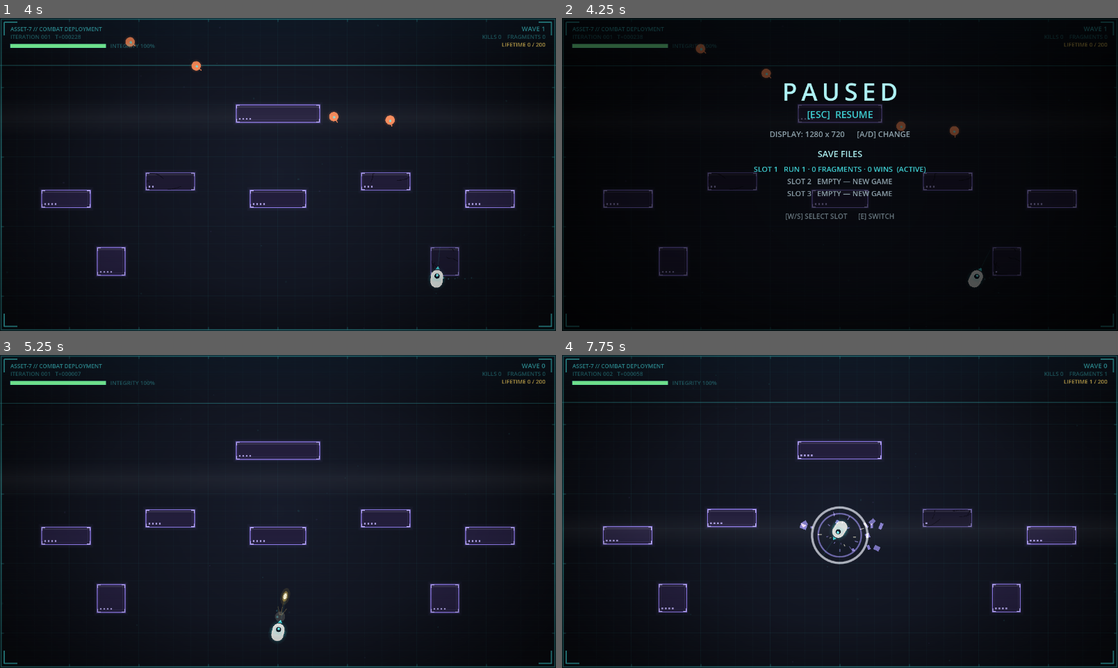
Above: before the commit, frames 1-4 (two rows, left to right).
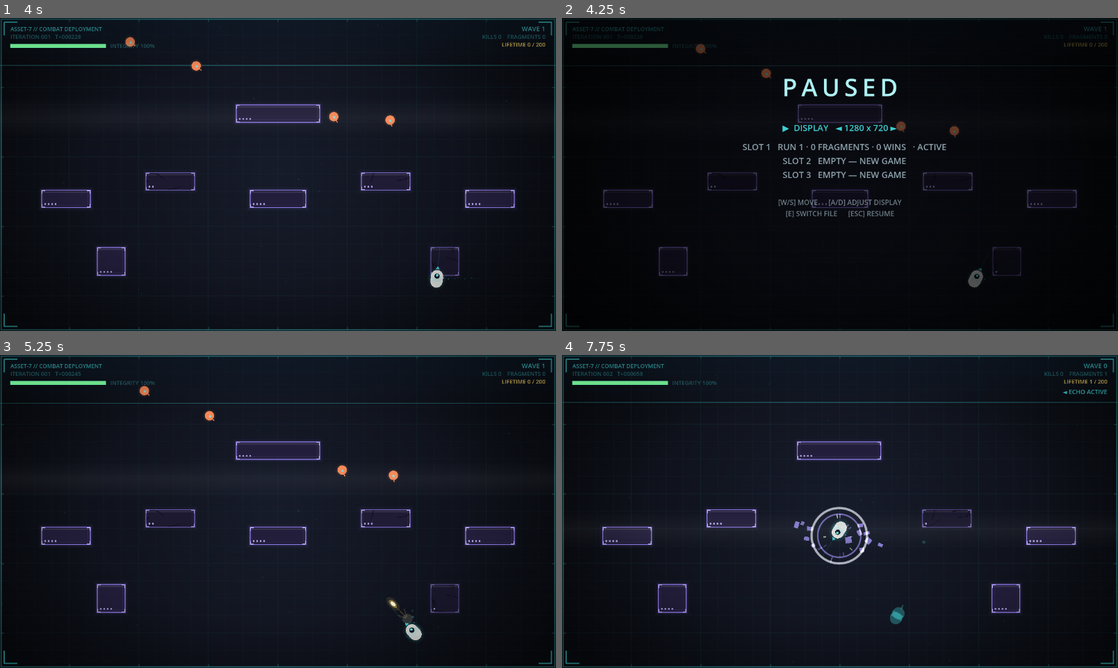
Above: after the commit, the same moments.

Repository: minghuig/echoes-of-tomorrow
Game: Godot game, scene res://view/main.tscn
Two runs of this game, one before a commit and one after it. Both use one fixed random seed, a clock stepped at 60 frames per second and the inputs below.
Inputs (mouse positions are in pixels of both pictures, inside the frame that each line leads up to):
- Up to frame 1 (4 s): tap Enter at 0.5 s; move the mouse to (400, 158) at 0.52 s; hold D (move_right) 0.53-1.25 s; tap E (buy) at 0.6, 2.3, 3.8 s; click (400, 158) at 0.67 s; drag from (166, 190) to (250, 237) at 1.27 s; move the mouse to (333, 105) at 2.02 s; hold D (move_right) 2.03-2.75 s; tap Space (dodge) at 2.1 s; drag from (250, 237) to (111, 127) at 2.77 s; move the mouse to (444, 221) at 3.52 s; hold A (move_left) from 3.53 s (still down); tap Q (intel) at 3.6 s
- Up to frame 2 (4.25 s): keep holding A (move_left); tap Escape (pause) at 4.15 s
- Up to frame 3 (5.25 s): release A (move_left) at 4.25 s; drag from (111, 464) to (194, 433) at 4.27 s; tap R (reset) at 5 s; move the mouse to (305, 511) at 5.02 s; hold S (move_down) from 5.03 s (still down); tap E (buy) at 5.1 s; click (305, 511) at 5.17 s
- Up to frame 4 (7.75 s): tap R (reset) at 5.65, 6.5 s; release S (move_down) at 5.75 s; drag from (756, 433) to (728, 527) at 5.77 s; move the mouse to (962, 495) at 6.52 s; press the mouse at (962, 495) at 6.53 s; hold W (move_up) 6.53-7.25 s; tap E (buy) at 6.8 s; release the mouse at (962, 495) at 7.25 s; drag from (728, 527) to (812, 574) at 7.27 s

Frame 1 is identical in both runs. In frame 2, 2.9% of the frame differs, in the area x 32-70%, y 19-65%; in frame 3, 0.9%; in frame 4, 1.6%.

Commit message:
Fix gamepad Start/redeploy collision and accidental display changes in options
Two input bugs in the new pause/options menu:

1. On a gamepad, Start opened options AND redeployed in the Between, because
   `pause` and `reset` were both bound to button 6 (Start) and the Between
   checks pause first — so redeploy was unreachable on a controller. Rebind
   `reset` to button 1 (B): Start is now pause/options everywhere, B is
   reset/redeploy/confirm, and they never share a button. Reset-family gamepad
   hints and the credits reenter prompt now read [B]; a [START]/[ESC] OPTIONS
   hint is added to the Between footer.

2. The options menu bound left/right to the display and up/down to the slot
   cursor, both always live, so analog-stick up/down drifting into the
   left/right axis changed the resolution by accident. Restructure the pause
   screen into a single focus cursor over [display, slot 1, slot 2, slot 3]:
   up/down only moves focus, left/right adjusts the display only while its row
   is focused, confirm acts on the focused slot.

Co-Authored-By: Claude Opus 4.8 <noreply@anthropic.com>

Diff:
--- a/content/strings.json
+++ b/content/strings.json
@@ -17,6 +17,6 @@
 			"ASSET-7: NOMINAL. ARCHIVING."
 		],
 		"reenter_prompt": "PRESS R TO RE-ENTER TRAINING",
-		"reenter_prompt_gamepad": "PRESS START TO RE-ENTER TRAINING"
+		"reenter_prompt_gamepad": "PRESS B TO RE-ENTER TRAINING"
 	}
 }
--- a/project.godot
+++ b/project.godot
@@ -62,7 +62,7 @@
 reset={
 "deadzone": 0.2,
 "events": [Object(InputEventKey,"resource_local_to_scene":false,"resource_name":"","device":-1,"window_id":0,"alt_press …(192 unchanged characters)…
-, Object(InputEventJoypadButton,"resource_local_to_scene":false,"resource_name":"","device":-1,"button_index":6,"pressure":0.0,"pressed":false,"script":null)
+, Object(InputEventJoypadButton,"resource_local_to_scene":false,"resource_name":"","device":-1,"button_index":1,"pressure":0.0,"pressed":false,"script":null)
 ]
 }
 buy={
--- a/view/main.gd
+++ b/view/main.gd
@@ -60,6 +60,8 @@
 const SLOT_COUNT: int = 3
 const LEGACY_SAVE_PATH := "user://save.json"
 const ACTIVE_SLOT_PATH := "user://active_slot.json"
+## Pause-screen rows: the display setting (row 0) plus one per save slot.
+const PAUSE_ROW_COUNT: int = SLOT_COUNT + 1
 
 # Feel-pass tuning (view frames, not sim ticks — hit-stop frames skip the
 # view tick entirely, sim included, so logs stay aligned).
@@ -97,8 +99,11 @@
 var _display: DisplaySettingsScript
 ## Which save file (1..SLOT_COUNT) `_meta` currently reads/writes.
 var _active_slot: int = 1
-## Which row the Pause screen's save-file list has highlighted.
-var _slot_cursor: int = 0
+## Focused row on the Pause screen: 0 = the display-size setting, 1..SLOT_COUNT
+## = the save-file slots. up/down moves this focus and nothing else, so the
+## display setting can only change when its own row is focused (left/right) —
+## navigating the slot list never touches it.
+var _pause_cursor: int = 0
 var _run_seed: int = 0
 var _run_loadout: Dictionary = {}
 var _command_log: Array[SimCommand] = []
@@ -216,7 +221,7 @@
 
 
 ## Which device produced this event decides which button hints Overlay draws
-## (e.g. [START] vs [R]) — cosmetic only, never fed into a Command.
+## (e.g. [B] vs [R]) — cosmetic only, never fed into a Command.
 func _track_input_device(event: InputEvent) -> void:
 	if event is InputEventJoypadButton:
 		_using_gamepad = true
@@ -253,8 +258,7 @@
 	if _mode == Mode.BETWEEN:
 		_between_ticks += 1
 		if Input.is_action_just_pressed("pause"):
-			_mode_before_pause = Mode.BETWEEN
-			_mode = Mode.PAUSED
+			_open_pause(Mode.BETWEEN)
 			_present()
 			return
 		if Input.is_action_just_pressed("intel"):
@@ -296,8 +300,7 @@
 		return
 
 	if Input.is_action_just_pressed("pause"):
-		_mode_before_pause = Mode.PLAYING
-		_mode = Mode.PAUSED
+		_open_pause(Mode.PLAYING)
 		_present()
 		return
 
@@ -356,7 +359,7 @@
 	_overlay.mode_before_pause = _mode_before_pause
 	_overlay.slot_summaries = _slot_summaries()
 	_overlay.active_slot = _active_slot
-	_overlay.slot_cursor = _slot_cursor
+	_overlay.pause_cursor = _pause_cursor
 
 	# Paused freezes on the last live frame (world/background/fx keep their
 	# last-drawn state) with the pause chrome drawn on top by Overlay — but
@@ -369,26 +372,49 @@
 	_fx.visible = playing
 
 
-## Pause screen input: resume, cycle the window size (live, and saved
-## immediately), or pick a save-file slot — all reusing existing actions
-## (move_left/right, move_up/down, buy) since the Pause screen owns no others.
+## Enter the Pause screen from `from` (Playing or Between), focusing the top
+## row so navigation starts predictably.
+func _open_pause(from: Mode) -> void:
+	_mode_before_pause = from
+	_mode = Mode.PAUSED
+	_pause_cursor = 0
+
+
+## Pause screen input, structured as a focus cursor over the display setting
+## (row 0) and the save slots (rows 1..SLOT_COUNT): up/down only moves focus,
+## left/right adjusts the display *only* while its row is focused, and confirm
+## (buy) acts on the focused slot. So navigating the list can never change the
+## display by accident (the earlier always-live left/right binding did, badly
+## on an analog stick where up/down drifts into the left/right axis).
 func _process_paused_input() -> void:
-	if Input.is_action_just_pressed("move_left"):
-		_display.cycle(-1)
-		_display.apply(get_window())
-		_display.save_to_disk()
-	elif Input.is_action_just_pressed("move_right"):
-		_display.cycle(1)
-		_display.apply(get_window())
-		_display.save_to_disk()
-	elif Input.is_action_just_pressed("move_up"):
-		_slot_cursor = (_slot_cursor + SLOT_COUNT - 1) % SLOT_COUNT
-	elif Input.is_action_just_pressed("move_down"):
-		_slot_cursor = (_slot_cursor + 1) % SLOT_COUNT
+	if Input.is_action_just_pressed("pause"):
+		_mode = _mode_before_pause
+		return
+	if Input.is_action_just_pressed("move_up"):
+		_pause_cursor = (_pause_cursor + PAUSE_ROW_COUNT - 1) % PAUSE_ROW_COUNT
+		return
+	if Input.is_action_just_pressed("move_down"):
+		_pause_cursor = (_pause_cursor + 1) % PAUSE_ROW_COUNT
+		return
+
+	if _pause_cursor == 0:
+		# Display row: left/right cycles window size (applied live and saved).
+		if Input.is_action_just_pressed("move_left"):
+			_display.cycle(-1)
+			_display.apply(get_window())
+			_display.save_to_disk()
+		elif Input.is_action_just_pressed("move_right"):
+			_display.cycle(1)
+			_display.apply(get_window())
+			_display.save_to_disk()
 	elif Input.is_action_just_pressed("buy"):
-		_switch_slot(_slot_cursor + 1)
-	elif Input.is_action_just_pressed("pause"):
-		_mode = _mode_before_pause
+		# Slot row: confirm the focused slot. The active slot just resumes
+		# (continue this file); another slot switches to it.
+		var slot := _pause_cursor
+		if slot == _active_slot:
+			_mode = _mode_before_pause
+		else:
+			_switch_slot(slot)
 
 
 ## Path for a given save-file slot (1..SLOT_COUNT).
--- a/view/overlay.gd
+++ b/view/overlay.gd
@@ -76,7 +76,9 @@
 var mode_before_pause: int = MODE_PLAYING
 var slot_summaries: Array[String] = []
 var active_slot: int = 1
-var slot_cursor: int = 0
+## Focused Pause row: 0 = display setting, 1..N = save slots (mirrors
+## main.gd's _pause_cursor).
+var pause_cursor: int = 0
 
 # Post-reveal ending text, loaded from content/strings.json (see STRINGS_PATH).
 var _credits_lines: Array = []
@@ -293,41 +295,58 @@
 	_draw_centered(font, _confirm_hint("ENTER THE BETWEEN"), 480.0, 26, COLOR_AIM)
 
 
-## Frozen (mid-wave or mid-Between): dim the last live frame and show the
-## resume hint, the window-size picker, and the save-file slot list.
+## Frozen (mid-wave or mid-Between): dim the last live frame and show a single
+## focus-cursor menu — the display setting (row 0) and the save slots — so
+## up/down only ever moves the highlight, never a value.
 func _draw_paused(screen: Vector2) -> void:
 	draw_rect(Rect2(Vector2.ZERO, screen), Color(0.0, 0.0, 0.0, 0.6), true)
-	_draw_spaced_text(Vector2(screen.x * 0.5, 190.0), "PAUSED", 56, 10.0, COLOR_CLEAR)
-	var font := ThemeDB.fallback_font
-	var resume := "[START]  RESUME" if using_gamepad else "[ESC]  RESUME"
-	_draw_centered(font, resume, 230.0, 22, COLOR_AIM)
-
-	var change := "[←/→]" if using_gamepad else "[A/D]"
-	_draw_centered(
-		font, "DISPLAY: %s      %s CHANGE" % [display_label, change], 274.0, 18, COLOR_HUD_TEXT)
-
-	_draw_centered(font, "SAVE FILES", 320.0, 20, COLOR_CLEAR)
+	_draw_spaced_text(Vector2(screen.x * 0.5, 180.0), "PAUSED", 56, 10.0, COLOR_CLEAR)
+	var font := ThemeDB.fallback_font
+
+	var y := 260.0
+	var focused := pause_cursor == 0
+	# Left/right arrows on the display row only when it's focused, to signal
+	# it's the one that left/right adjusts.
+	var display_text := "DISPLAY   ◄ %s ►" % display_label if focused \
+		else "DISPLAY   %s" % display_label
+	_draw_pause_row(font, display_text, y, focused)
+
+	y += 44.0
 	for i in slot_summaries.size():
 		var slot_num := i + 1
-		var active_tag := "  (ACTIVE)" if slot_num == active_slot else ""
+		var active_tag := "   · ACTIVE" if slot_num == active_slot else ""
 		var line := "SLOT %d   %s%s" % [slot_num, slot_summaries[i], active_tag]
-		var color := COLOR_AIM if i == slot_cursor else COLOR_HUD_TEXT
-		_draw_centered(font, line, 354.0 + i * 28.0, 17, color)
+		_draw_pause_row(font, line, y + i * 32.0, pause_cursor == slot_num)
 
 	var vertical := "[▲/▼]" if using_gamepad else "[W/S]"
+	var horizontal := "[←/→]" if using_gamepad else "[A/D]"
 	var confirm := "[X]" if using_gamepad else "[E]"
+	var resume := "[START]" if using_gamepad else "[ESC]"
+	var hint_y := y + slot_summaries.size() * 32.0 + 30.0
 	_draw_centered(
-		font, "%s SELECT SLOT      %s SWITCH" % [vertical, confirm],
-		354.0 + slot_summaries.size() * 28.0 + 24.0, 16, Color(COLOR_HUD_TEXT, 0.7))
+		font, "%s MOVE      %s ADJUST DISPLAY" % [vertical, horizontal],
+		hint_y, 16, Color(COLOR_HUD_TEXT, 0.75))
+	_draw_centered(
+		font, "%s SWITCH FILE      %s RESUME" % [confirm, resume],
+		hint_y + 26.0, 16, Color(COLOR_HUD_TEXT, 0.75))
+
+
+## One focusable Pause row: a ▶ marker + brighter color when focused.
+func _draw_pause_row(font: Font, text: String, y: float, focused: bool) -> void:
+	var color := COLOR_AIM if focused else COLOR_HUD_TEXT
+	var marker := "▶  " if focused else "    "
+	_draw_centered(font, marker + text, y, 20, color)
 
 
 ## The "confirm/continue" hint: touch beats gamepad beats keyboard, matching
-## which input source is actually available/active.
+## which input source is actually available/active. On a gamepad this is the
+## `reset` action (redeploy / confirm death / re-enter) — bound to B, not
+## Start (Start is `pause`), so the two never collide in the Between.
 func _confirm_hint(label: String) -> String:
 	if _touch_enabled():
 		return "[TAP]  %s" % label
 	if using_gamepad:
-		return "[START]  %s" % label
+		return "[B]  %s" % label
 	return "[R]  %s" % label
 
 
@@ -355,17 +374,27 @@
 		if _touch_enabled():
 			_draw_between_buttons(font, "SENTIENCE TREE")
 		else:
-			var hint := "[▲/▼] SELECT      [Y] SENTIENCE TREE      [START] REDEPLOY" \
+			var hint := "[▲/▼] SELECT      [Y] SENTIENCE TREE      [B] REDEPLOY" \
 				if using_gamepad else "[W/S] SELECT      [Q] SENTIENCE TREE      [R] REDEPLOY"
 			_draw_centered(font, hint, 668.0, 20, COLOR_AIM)
+			_draw_between_options_hint(font)
 	else:
 		_draw_tree_page(arena, font)
 		if _touch_enabled():
 			_draw_between_buttons(font, "INTEL")
 		else:
-			var hint := "[←/→] SELECT      [X] INSTALL      [Y] INTEL      [START] REDEPLOY" \
+			var hint := "[←/→] SELECT      [X] INSTALL      [Y] INTEL      [B] REDEPLOY" \
 				if using_gamepad else "[A/D] SELECT      [E] INSTALL      [Q] INTEL      [R] REDEPLOY"
 			_draw_centered(font, hint, 668.0, 20, COLOR_AIM)
+			_draw_between_options_hint(font)
+
+
+## Below the Between action row: how to reach the Pause/options screen (window
+## size + save files). Its own line so the reveal — Start/Esc opens options —
+## reads separately from the redeploy action.
+func _draw_between_options_hint(font: Font) -> void:
+	var options := "[START] OPTIONS" if using_gamepad else "[ESC] OPTIONS"
+	_draw_centered(font, options, 694.0, 16, Color(COLOR_HUD_TEXT, 0.7))
 
 
 func _draw_between_buttons(font: Font, toggle_label: String) -> void:
Not shown, changed: BACKLOG.md
Not shown, changed: DECISIONS.md
Not shown, changed: README.md
